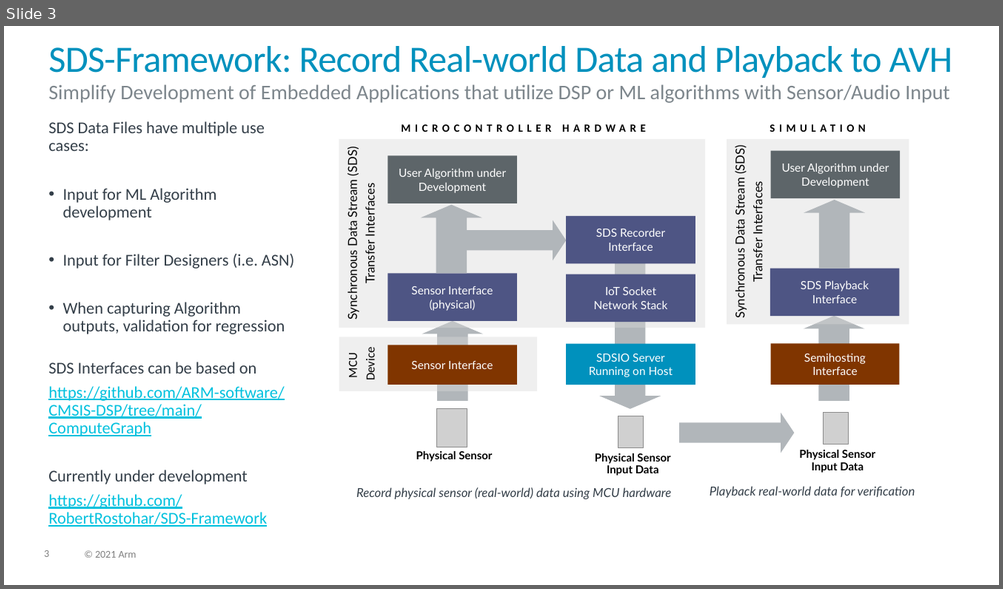
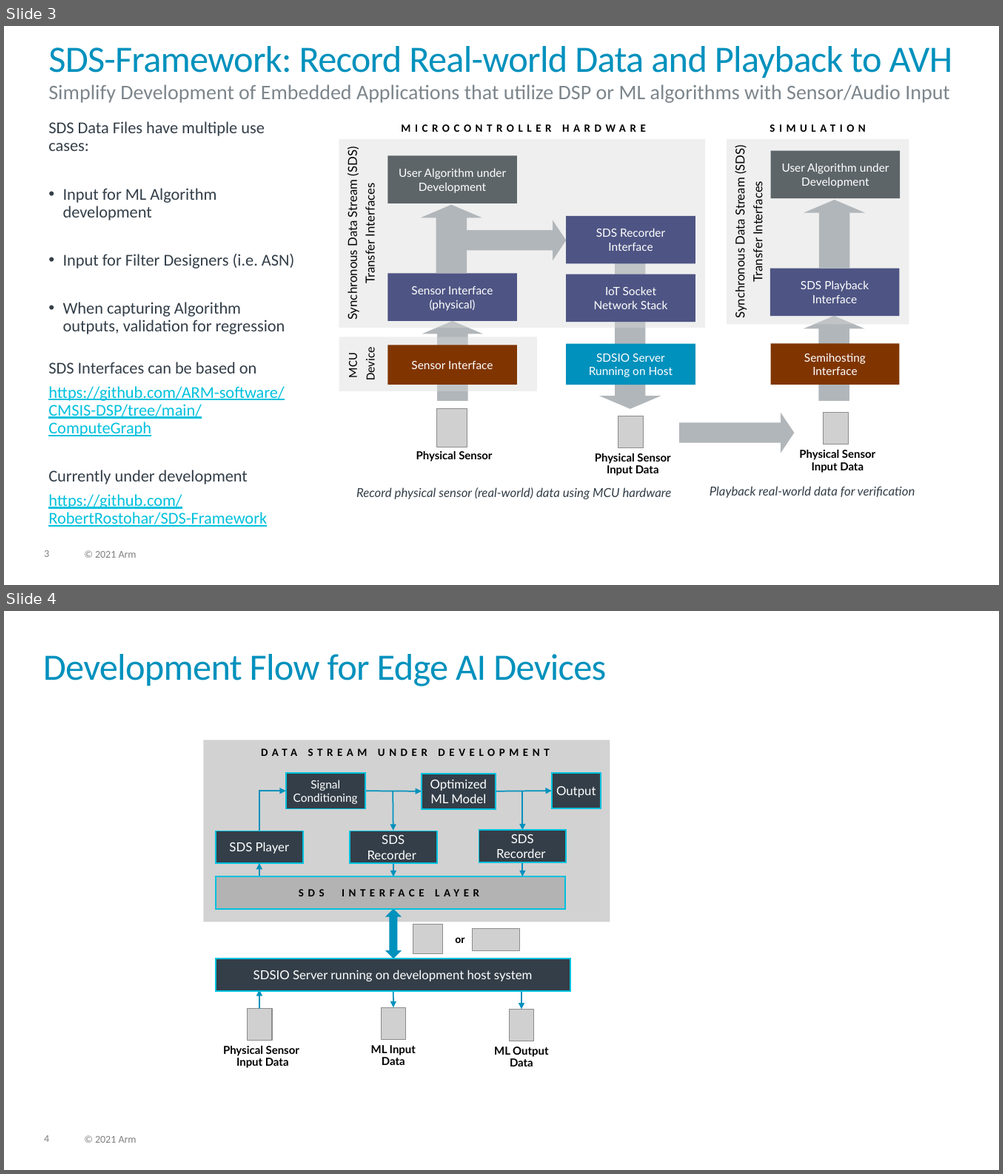
Before and after one commit to ARM-software/SDS-Framework, a slide deck: documentation/images/overview.pptx. Shown one above the other, each under a label of ours: slide 3 before the commit, slides 3 and 4 after it. The pictures are 1003x589 and 1003x1174 pixels, drawn with LibreOffice and Linux fonts; fonts in the diff are those of the drawing; grey boxes stand for pictures. Boxes give left, top, right and bottom in pixels: in the first picture for what was removed or moved away, otherwise in the second. Text is boxed around its words. In the diff, an @@ line names an element or a change of style, - is before the commit and + after.

Commit message:
Extended Documentation with SDS Interface and utilities

```diff
--- a/documentation/images/overview.pptx
+++ b/documentation/images/overview.pptx
@@ slide 4 added at <box>4,611,999,1170</box>, background #FFFFFF; not listed: 2 template elements that a slide beside it also shows @@
@@ title added at <box>43,654,606,686</box>, 36 pt, text #0091BD @@
+Development Flow for Edge AI Devices
@@ rectangle added at <box>203,740,610,922</box>, fill #808080 at 35% opacity @@
@@ text added at <box>261,749,549,756</box>, 10.7 pt, text #000000, bold @@
+DATA STREAM UNDER DEVELOPMENT
@@ rectangle added at <box>286,773,365,809</box>, fill #333E48, outline #00C1DE 1.25 pt, 11 pt, text #FFFFFF @@
+Signal Conditioning
@@ rectangle added at <box>422,774,495,809</box>, fill #333E48, outline #00C1DE 1.25 pt, 12 pt, text #FFFFFF @@
+Optimized ML Model
@@ rectangle added at <box>552,773,601,809</box>, fill #333E48, outline #00C1DE 1.25 pt, 12 pt, text #FFFFFF @@
+Output
@@ elbow arrow added from (259, 831) to (286, 791), #0091BD 1 pt @@
@@ arrow added from (365, 791) to (422, 792), #0091BD 1.25 pt @@
@@ arrow added from (392, 791) to (393, 830), #0091BD 1.25 pt @@
@@ arrow added from (495, 792) to (552, 791), #0091BD 1.25 pt @@
@@ arrow added from (523, 791) to (523, 830), #0091BD 1.25 pt @@
@@ rectangle added at <box>216,831,303,863</box>, fill #333E48, outline #00C1DE 1.25 pt, 12 pt, text #FFFFFF @@
+SDS Player
@@ rectangle added at <box>350,831,437,863</box>, fill #333E48, outline #00C1DE 1.25 pt, 12 pt, text #FFFFFF @@
+SDS Recorder
@@ rectangle added at <box>478,830,566,863</box>, fill #333E48, outline #00C1DE 1.25 pt, 12 pt, text #FFFFFF @@
+SDS Recorder
@@ rectangle added at <box>215,877,564,908</box>, fill #A6A6A6 at 70% opacity, outline #00C1DE 1.25 pt @@
@@ arrow added from (259, 877) to (259, 863), #0091BD 1.25 pt @@
@@ arrow added from (393, 864) to (393, 877), #0091BD 1.25 pt @@
@@ arrow added from (523, 863) to (523, 877), #0091BD 1.25 pt @@
@@ text added at <box>299,889,479,897</box>, 10.7 pt, text #000000, bold @@
+SDS INTERFACE LAYER
@@ up down arrow added at <box>385,909,401,960</box>, fill #0091BD @@
@@ picture added at <box>413,924,442,954</box> @@
@@ text added at <box>455,937,464,943</box>, 10.7 pt, text #000000, bold @@
+or
@@ picture added at <box>472,929,520,952</box> @@
@@ rectangle added at <box>215,959,569,991</box>, fill #333E48, outline #00C1DE 1.25 pt, 12 pt, text #FFFFFF @@
+SDSIO Server running on development host system
@@ arrow added from (393, 974) to (393, 1008), #0091BD 1.25 pt @@
@@ arrow added from (522, 973) to (522, 1009), #0091BD 1.25 pt @@
@@ picture added at <box>247,1008,273,1041</box> @@
@@ arrow added from (259, 1008) to (259, 990), #0091BD 1.25 pt @@
@@ picture added at <box>381,1008,406,1040</box> @@
@@ picture added at <box>509,1009,535,1042</box> @@
@@ text added at <box>223,1046,299,1068</box>, 10.7 pt, text #000000, bold @@
+Physical Sensor
+Input Data
@@ text added at <box>371,1045,415,1065</box>, 10.7 pt, text #000000, bold @@
+ML Input
+Data
@@ text added at <box>494,1047,548,1067</box>, 10.7 pt, text #000000, bold @@
+ML Output
+Data
```
Also in this commit, not shown: 10 other files.
